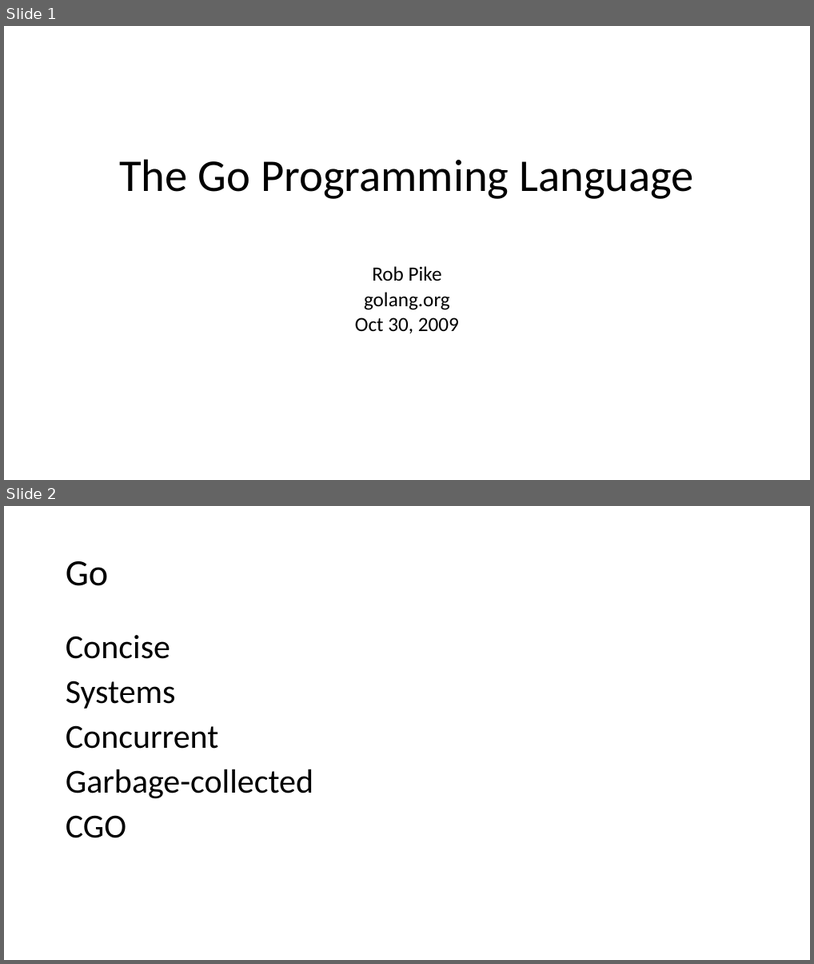
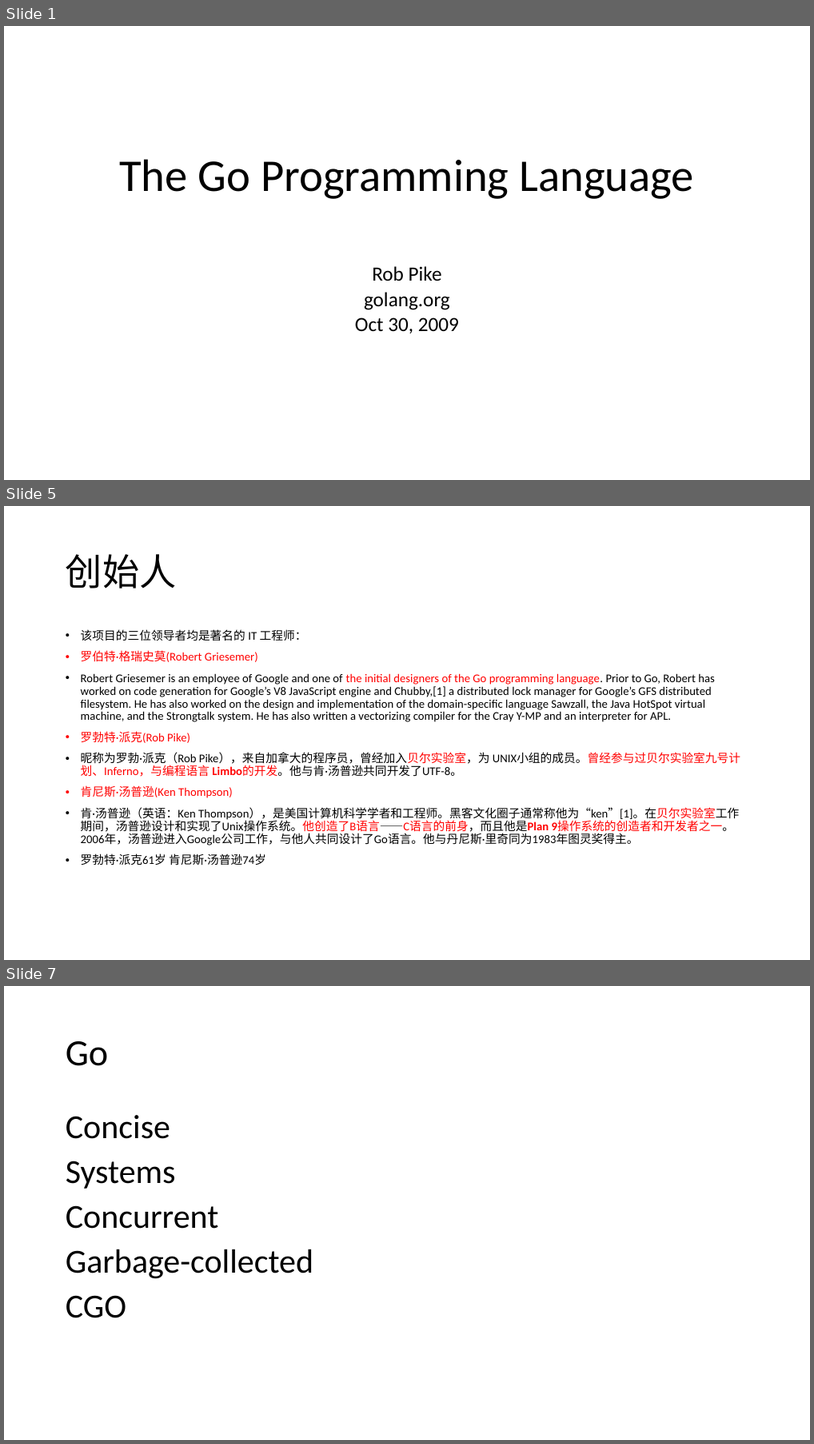
Before and after one commit to firstbird/goPresent, a slide deck: go introduction.pptx. Shown one above the other, each under a label of ours: slides 1 and 2 before the commit, slides 1, 5 and 7 after it; the slides between them are not shown. The pictures are 814x964 and 814x1444 pixels, drawn with LibreOffice and Linux fonts; fonts in the diff are those of the drawing. Boxes give left, top, right and bottom in pixels: in the first picture for what was removed or moved away, otherwise in the second. Text is boxed around its words. In the diff, an @@ line names an element or a change of style, - is before the commit and + after.

```diff
--- a/go introduction.pptx
+++ b/go introduction.pptx
@@ slide 5 added at [4, 506, 810, 960], background #FFFFFF @@
@@ title added at [66, 554, 177, 588], 44 pt, text #000000 @@
+创始人
@@ text added at [81, 629, 741, 865], 14 pt, text #000000 @@
+• 该项目的三位领导者均是著名的 IT 工程师：
+• 罗伯特·格瑞史莫(Robert Griesemer)
+• Robert Griesemer is an employee of Google and one of the initial designers of the Go programming language. Prior to Go, Robert has worked on code generation for Google’s V8 JavaScript engine and Chubby,[1] a distributed lock manager for Google’s GFS distributed filesystem. He has also worked on the design and implementation of the domain-specific language Sawzall, the Java HotSpot virtual machine, and the Strongtalk system. He has also written a vectorizing compiler for the Cray Y-MP and an interpreter for APL.
+• 罗勃特·派克(Rob Pike)
+• 昵称为罗勃·派克（Rob Pike），来自加拿大的程序员，曾经加入贝尔实验室，为 UNIX小组的成员。曾经参与过贝尔实验室九号计划、Inferno，与编程语言 Limbo的开发。他与肯·汤普逊共同开发了UTF-8。
+• 肯尼斯·汤普逊(Ken Thompson)
+• 肯·汤普逊（英语：Ken Thompson），是美国计算机科学学者和工程师。黑客文化圈子通常称他为“ken”[1]。在贝尔实验室工作期间，汤普逊设计和实现了Unix操作系统。他创造了B语言——C语言的前身，而且他是Plan 9操作系统的创造者和开发者之一。2006年，汤普逊进入Google公司工作，与他人共同设计了Go语言。他与丹尼斯·里奇同为1983年图灵奖得主。
+• 罗勃特·派克61岁 肯尼斯·汤普逊74岁
@@ what was slide 2 is now slide 7 @@
```
Also in this commit, not shown: 5 other slides added, 3 other files.
